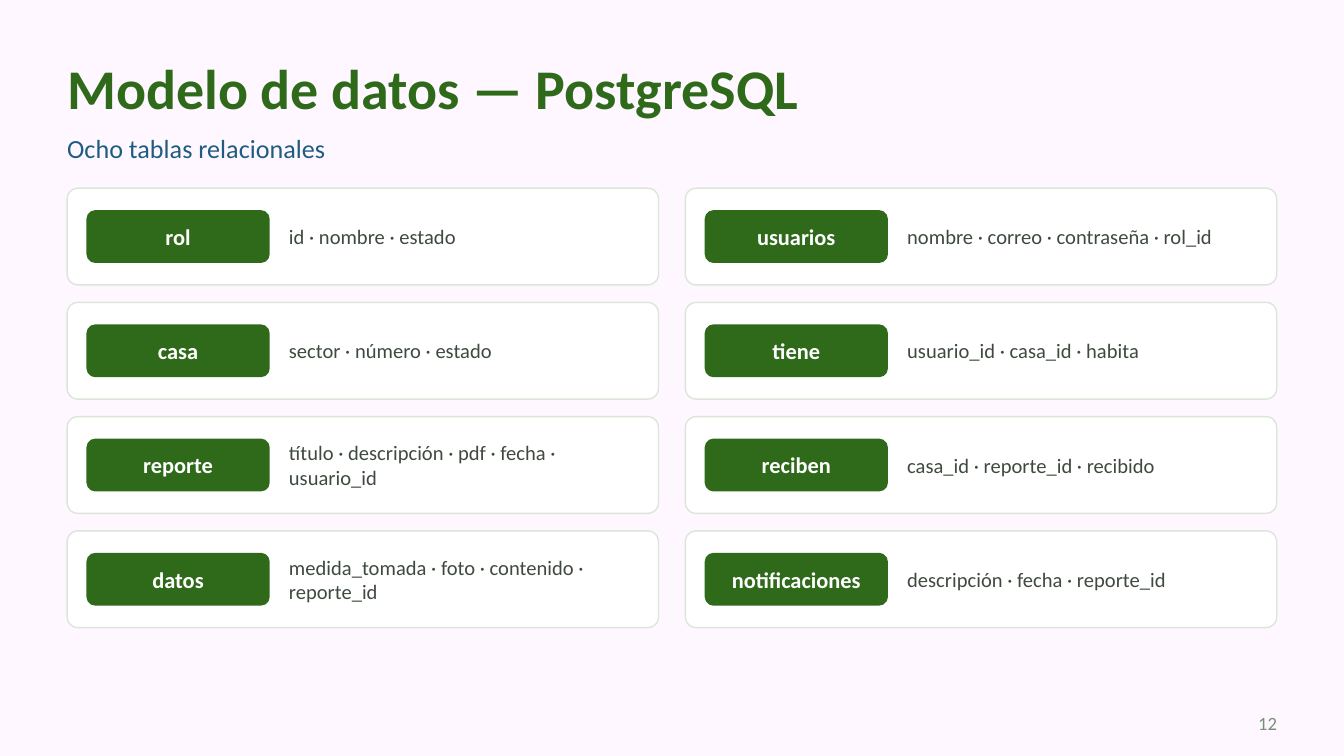
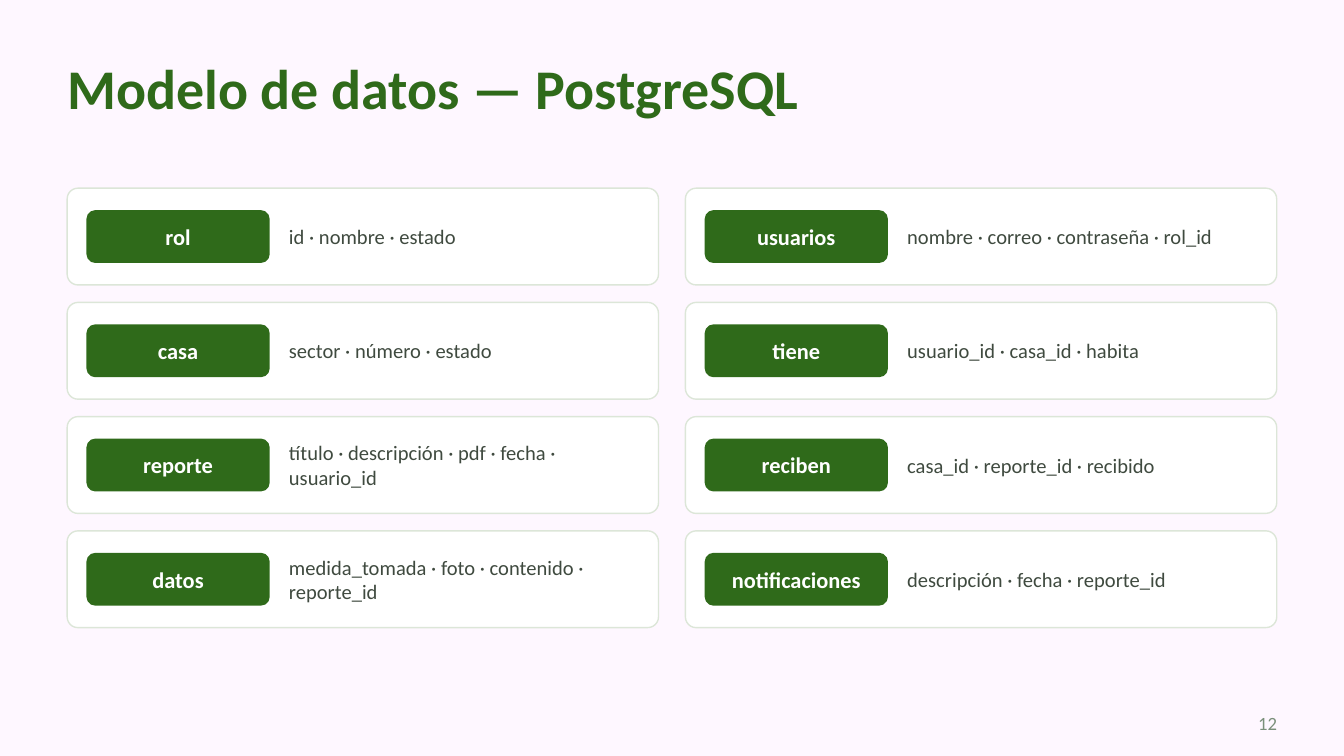
Before and after one commit to Zylohw/Leaf-Counter, a slide deck: slide 12 of docs/Presentacion/Leaf_Presentacion_v1.pptx. Drawn at 1344x756 pixels with LibreOffice and Linux fonts; fonts in the diff are those of the drawing. Boxes give left, top, right and bottom in pixels: in the first picture for what was removed or moved away, otherwise in the second. Text is boxed around its words. In the diff, an @@ line names an element or a change of style, - is before the commit and + after.

```diff
--- a/docs/Presentacion/Leaf_Presentacion_v1.pptx
+++ b/docs/Presentacion/Leaf_Presentacion_v1.pptx
@@ text removed at (67, 140, 325, 158) @@
-Ocho tablas relacionales
```
Also in this commit, not shown: 28 other slides changed, 2 slides added, 5 slides removed, 1 other file.
